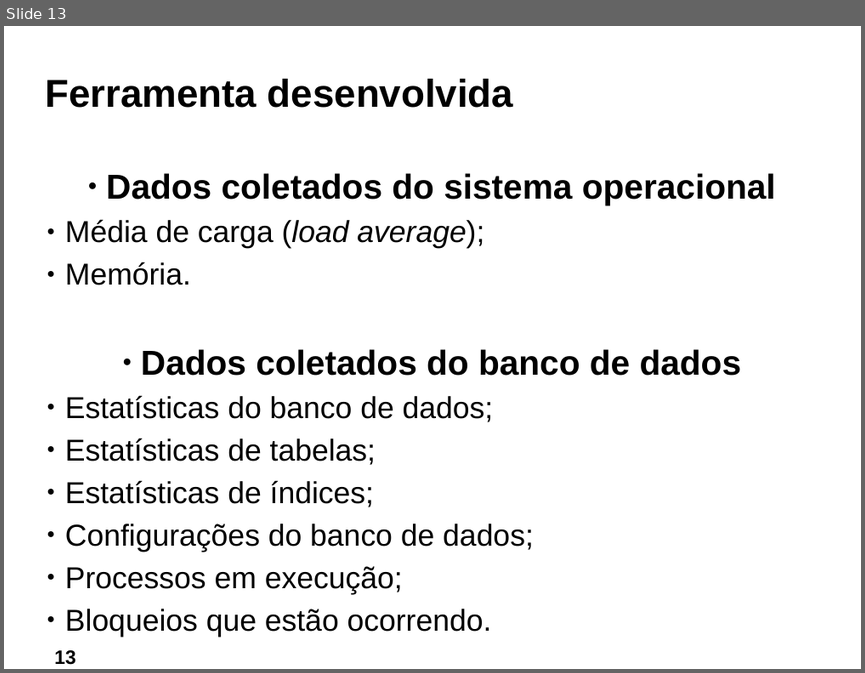
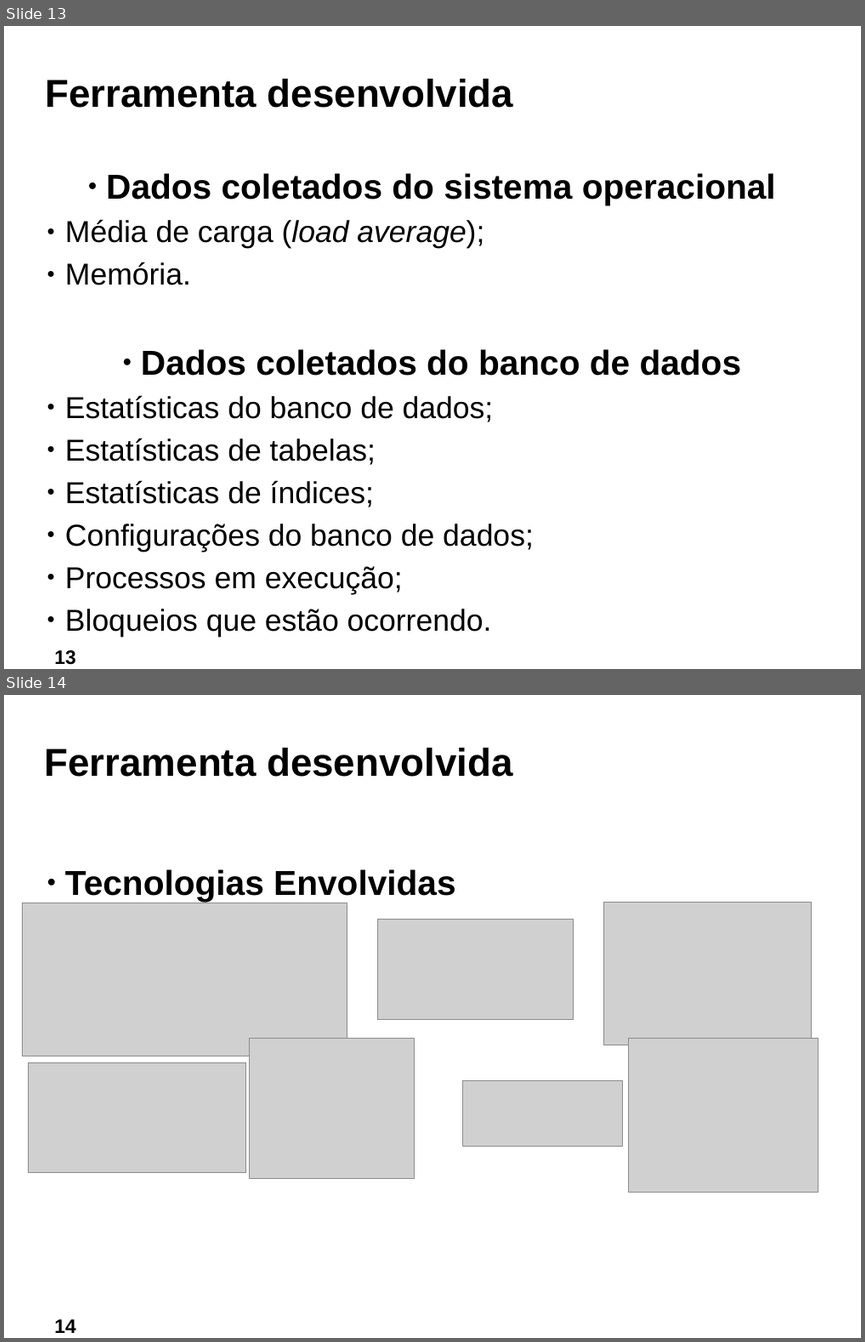
Before and after one commit to ftomasini/smdb, a slide deck: Documentos/FTOMASINI/FINAL/APRESENTACAO.odp. Shown one above the other, each under a label of ours: slide 13 before the commit, slides 13 and 14 after it. The pictures are 865x673 and 865x1342 pixels, drawn with LibreOffice and Linux fonts; fonts in the diff are those of the drawing; grey boxes stand for pictures; background and template pictures are left out. Boxes give left, top, right and bottom in pixels: in the first picture for what was removed or moved away, otherwise in the second. Text is boxed around its words. In the diff, an @@ line names an element or a change of style, - is before the commit and + after.

```diff
--- a/Documentos/FTOMASINI/FINAL/APRESENTACAO.odp
+++ b/Documentos/FTOMASINI/FINAL/APRESENTACAO.odp
@@ slide 14 added at (4,695,861,1338), background picture (left out) @@
@@ title added at (45,748,512,777), 36 pt, text #000000, bold @@
+Ferramenta desenvolvida
@@ text added at (65,869,456,901), 32 pt, text #000000, bold @@
+● Tecnologias Envolvidas
@@ picture added at (23,903,347,1056) @@
@@ picture added at (377,919,574,1019) @@
@@ picture added at (603,902,811,1045) @@
@@ picture added at (250,1038,414,1179) @@
@@ picture added at (629,1038,819,1192) @@
@@ picture added at (28,1062,245,1173) @@
@@ picture added at (464,1081,623,1146) @@
@@ page number added at (54,1319,75,1333), 18 pt, text #000000, bold @@
+14
```
Also in this commit, not shown: 4 slides changed, 1 other slide added, 1 slide removed, 1 other file.
